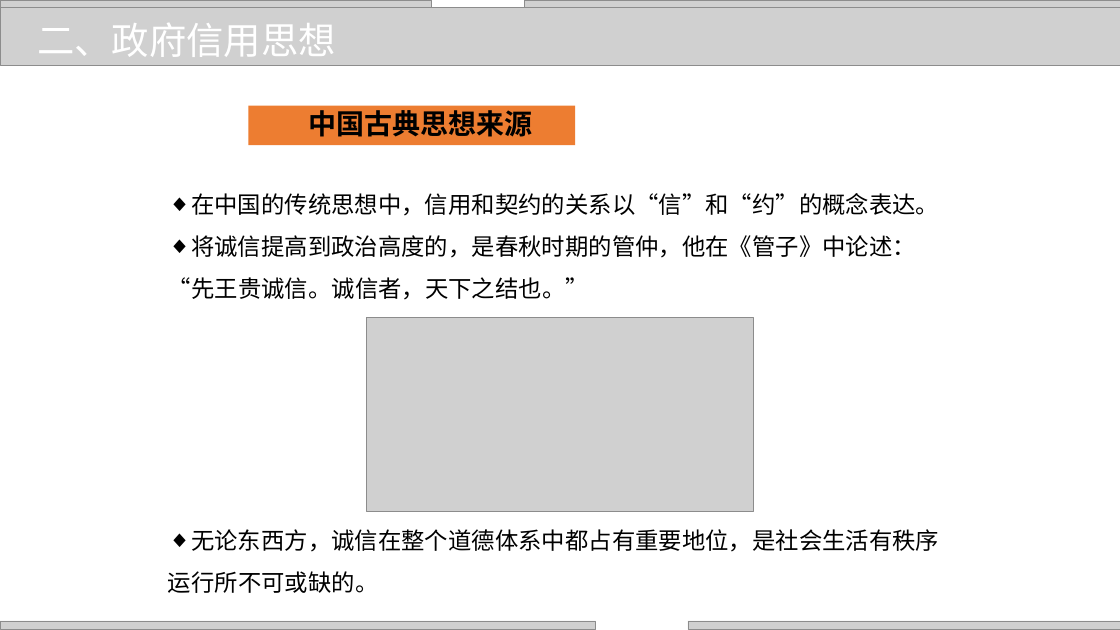
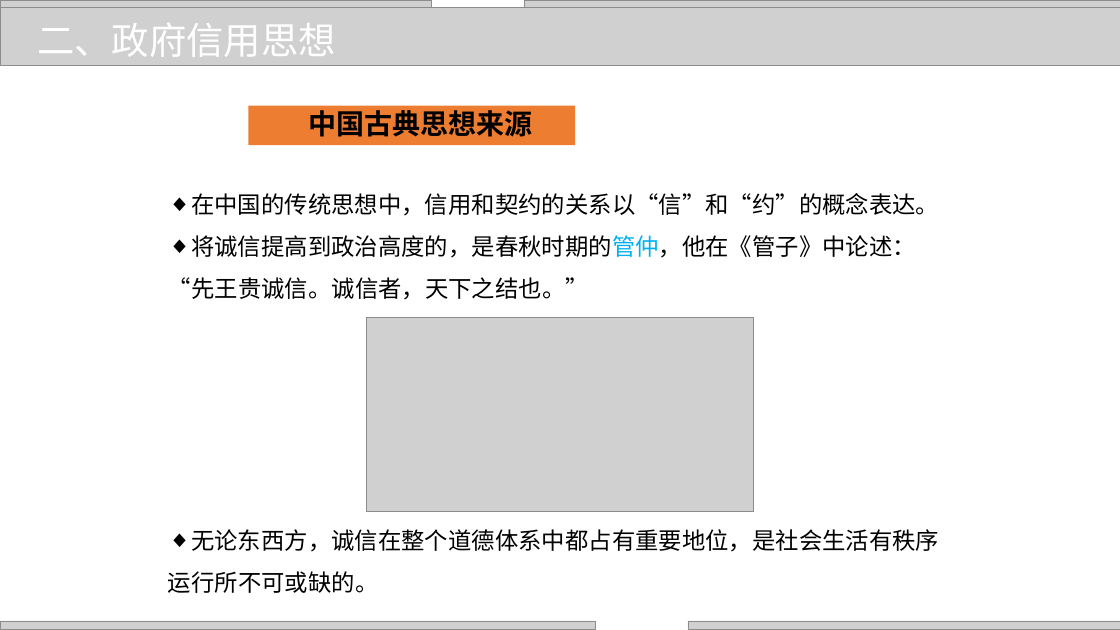
Before and after one commit to zhangjianzhang/internet_credit, a slide deck: slide 10 of files/slides/lecture_12.pptx. Drawn at 1120x630 pixels with LibreOffice and Linux fonts; fonts in the diff are those of the drawing; grey boxes stand for pictures; background and template pictures are left out. Boxes give left, top, right and bottom in pixels: in the first picture for what was removed or moved away, otherwise in the second. Text is boxed around its words. In the diff, an @@ line names an element or a change of style, - is before the commit and + after.

```diff
--- a/files/slides/lecture_12.pptx
+++ b/files/slides/lecture_12.pptx
@@ text at [168, 235, 916, 300]: text colour #000000 to #00B0F0 in "将诚信提高到政治高度的，是春秋时期的管仲，他在《管子》中论述：“先王贵诚信。诚信者，天下之结也。”" @@
```
Also in this commit, not shown: 7 other slides changed, 6 other files.
